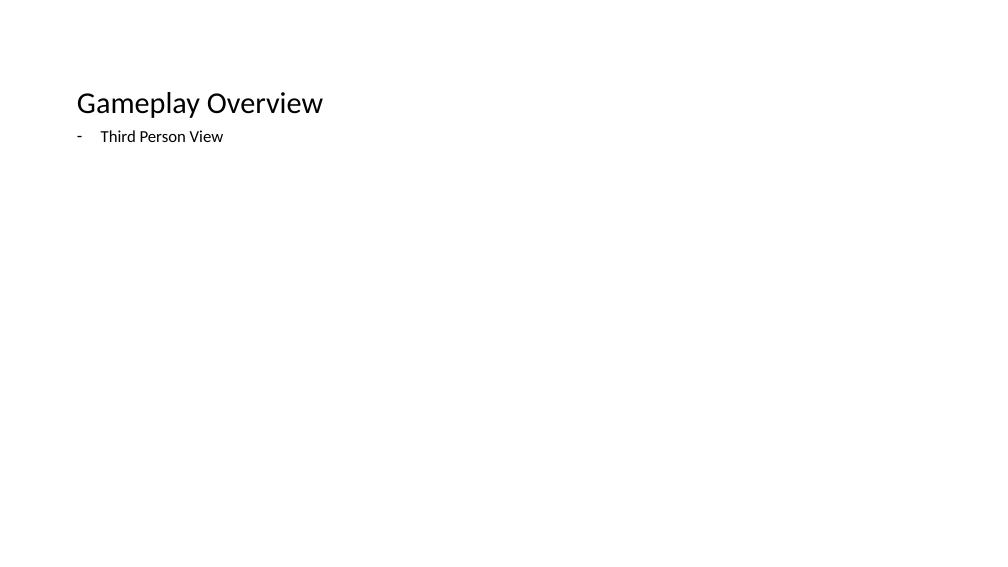
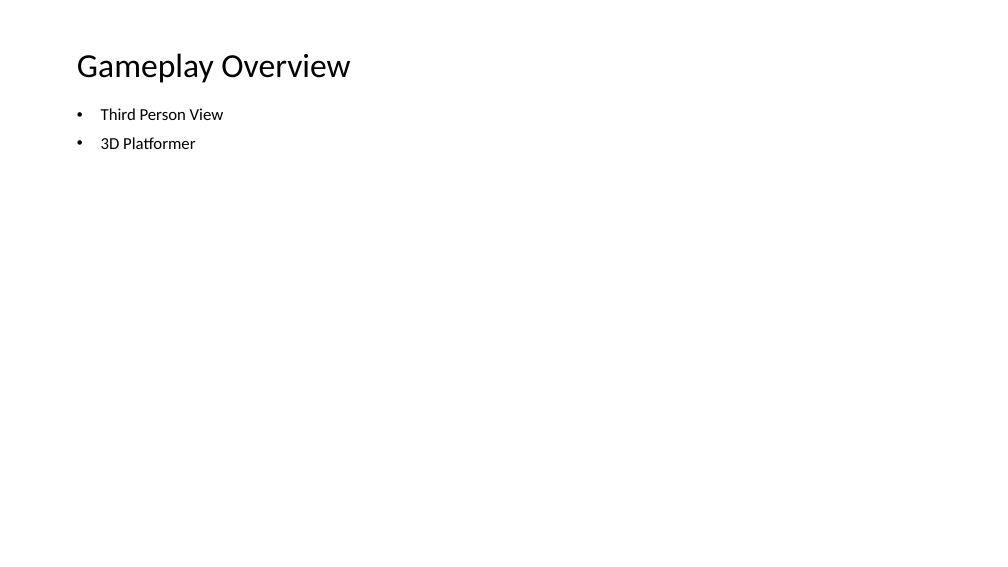
Before and after one commit to lcifty/College, a slide deck: slide 4 of College/FMP/Bacon Bandit.pptx (slide 2 before the commit). Drawn at 1008x567 pixels with LibreOffice and Linux fonts; fonts in the diff are those of the drawing. Boxes give left, top, right and bottom in pixels: in the first picture for what was removed or moved away, otherwise in the second. Text is boxed around its words. In the diff, an @@ line names an element or a change of style, - is before the commit and + after.

```diff
--- a/College/FMP/Bacon Bandit.pptx
+++ b/College/FMP/Bacon Bandit.pptx
@@ title "Gameplay Overview": place and size @@
-title "Gameplay Overview" at (77,92,323,118)
+title "Gameplay Overview" at (77,53,350,83)
@@ title "Gameplay Overview" at (77,53,350,83): size 28.8 to 32 pt @@
@@ text "Third Person View": place and size @@
-text "Third Person View" at (101,130,224,142)
+text "Third Person View" at (101,108,224,149)
@@ text at (101,108,224,120): bullet - to • @@
@@ text at (101,137,195,149): paragraph added @@
+• 3D Platformer
```
Also in this commit, not shown: 2 other slides changed, 2 slides added, 1 slide removed.
